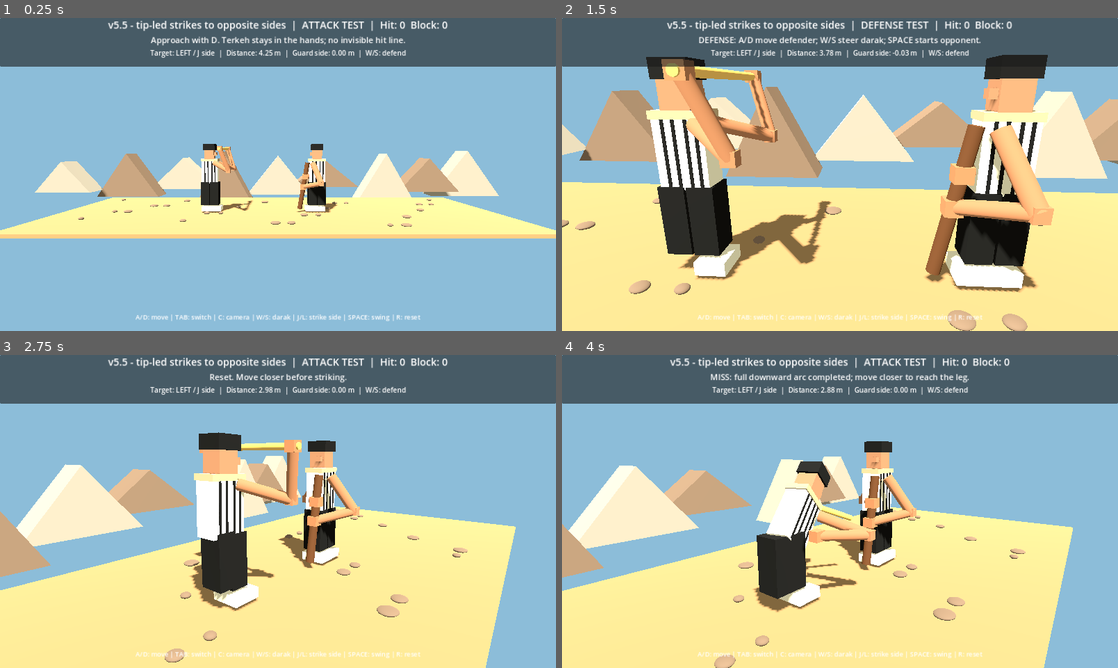
Above: before the commit, frames 1-4 (two rows, left to right).
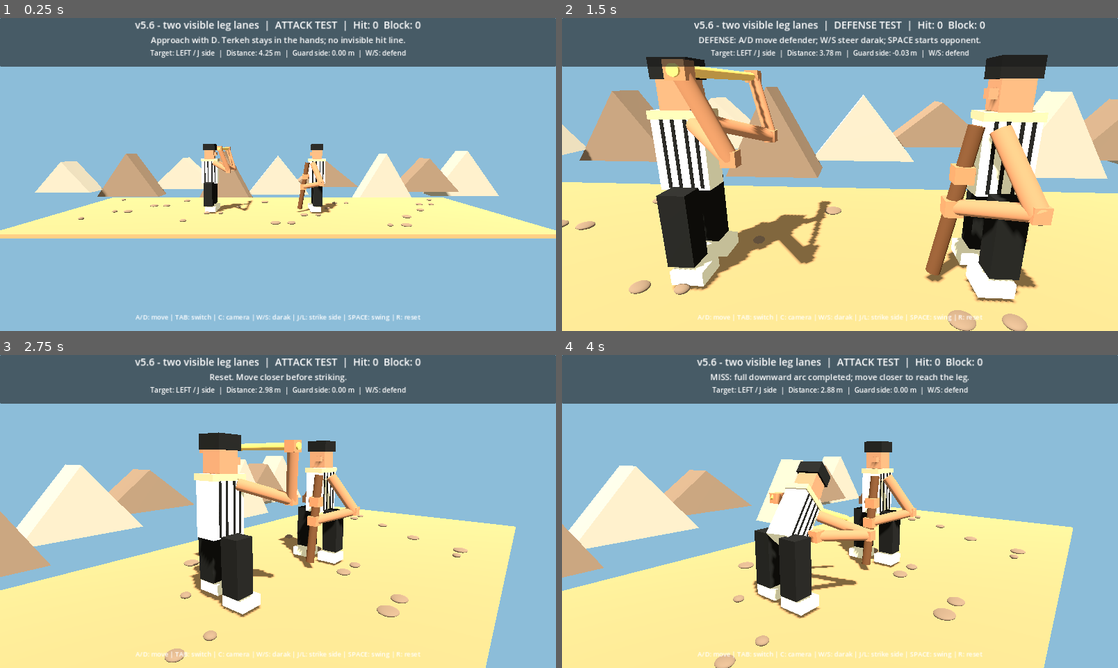
Above: after the commit, the same moments.

Repository: vahidainima-prog/tarke-darak-game
Game: Godot game, scene res://main.tscn
The game is run twice, just before and just after one commit, with the same random seed, the same clock (stepped at 60 frames per second) and the same inputs.
Inputs:
- Up to frame 1 (0.25 s): no input
- Up to frame 2 (1.5 s): tap Enter at 0.5 s; hold D 0.53-1.28 s; tap C at 0.6 s; tap Space at 0.77 s; hold S from 1.28 s (still down); tap Tab at 1.35 s
- Up to frame 3 (2.75 s): tap Space at 1.52 s; release S at 2.03 s; hold D from 2.03 s (still down); tap R at 2.1 s
- Up to frame 4 (4 s): release D at 2.78 s; hold W 2.78-3.53 s; tap J at 2.85 s; tap Space at 3.02, 3.77 s; hold A from 3.53 s (still down); tap L at 3.6 s

The runs differ from the first frame. In frame 1, 1.3% of the frame differs, in the area x 19-81%, y 0-63%; in frame 2, 5.7%, in the area x 16-85%, y 0-92%; in frame 3, 2.6%; in frame 4, 2.9%.

Commit message:
Align opponent feet and collision targets on distinct Z lanes; drive staff tip toward selected foot

Diff:
--- a/tarke_darak_godot_v2/main.gd
+++ b/tarke_darak_godot_v2/main.gd
@@ -2,7 +2,7 @@
 
 # Godot 4.x — visual mechanics test. Side camera looks along -Z.
 # Feint depth: negative Z is BEHIND the attacker; positive Z is IN FRONT.
-const BUILD_LABEL := "v5.5 - tip-led strikes to opposite sides"
+const BUILD_LABEL := "v5.6 - two visible leg lanes"
 const DEF_X := 1.55
 const MIN_X := -4.7
 const MAX_X := 0.35
@@ -148,8 +148,8 @@
  for off in [-0.18, -0.05, 0.10, 0.22]:
   block(waist, "Stripe", Vector3(0.043, 0.85, 0.39), Vector3(off, 0.43, 0), black)
  for side in [-1.0, 1.0]:
-  block(root, "Debit trousers", Vector3(0.33, 0.91, 0.43), Vector3(side * 0.18, 0.70, 0), black)
-  block(root, "Giveh", Vector3(0.40, 0.18, 0.52), Vector3(side * 0.18 + (0.08 if face_right else -0.08), 0.12, 0.09), cloth)
+  block(root, "Debit trousers", Vector3(0.33, 0.91, 0.34), Vector3(0.0, 0.70, side * 0.34), black)
+  block(root, "Giveh", Vector3(0.40, 0.18, 0.44), Vector3((0.08 if face_right else -0.08), 0.12, side * 0.34), cloth)
  block(waist, "Head", Vector3(0.36, 0.38, 0.37), Vector3(0, 1.12, 0), skin)
  block(waist, "Hat", Vector3(0.44, 0.23, 0.44), Vector3(0, 1.40, 0), black)
  block(waist, "Nose-facing", Vector3(0.12, 0.11, 0.15), Vector3(0.22 if face_right else -0.22, 1.13, 0.06), skin)
@@ -330,9 +330,11 @@
  var ready_b := ready_center + Vector3(0.0, 0.0, STICK_LENGTH * 0.5)
  # Opposite side lanes: J goes to negative Z, L to positive Z.
  var target_side := -float(strike_side)
- var butt := Vector3(attack_x + 0.38, 1.20, -target_side * 0.18)
- var strike_direction := Vector3(1.92, -0.78, target_side * 0.55).normalized()
- var tip := butt + strike_direction * STICK_LENGTH
+ var tip_x := minf(defender_x - 0.12, attack_x + 2.08)
+ var tip := Vector3(tip_x, 0.44, target_side * 0.34)
+ # The rear hand stays near the attacker while the far TIP selects the leg.
+ var strike_direction := Vector3(1.96, -0.78, target_side * 0.20).normalized()
+ var butt := tip - strike_direction * STICK_LENGTH
  # J: left hand holds rear A, tip is B.
  # L: right hand holds rear B, tip is A.
  var final_a := butt if strike_side > 0 else tip
@@ -362,8 +364,8 @@
    # There are two nodes of each name; Godot auto-renames the second one.
    pass
   if n.name.begins_with("Debit trousers") or n.name.begins_with("Giveh"):
-   var side := -1.0 if n.position.x < 0.0 else 1.0
-   var base_x := side * 0.18 + (facing * 0.08 if n.name.begins_with("Giveh") else 0.0)
+   var side := -1.0 if n.position.z < 0.0 else 1.0
+   var base_x := facing * 0.08 if n.name.begins_with("Giveh") else 0.0
    var step := sin(phase + (0.0 if side < 0.0 else PI))
    n.position.x = base_x + 0.19 * stride * step + facing * 0.08 * accent
    n.position.y = (0.12 if n.name.begins_with("Giveh") else 0.70) + 0.08 * stride * maxf(0.0, step)
@@ -451,9 +453,9 @@
   if segment_distance(s[0], s[1], guard_a, guard_b) <= STICK_RADIUS + GUARD_RADIUS + 0.025:
    return "block"
   # Each strike is checked only against its selected near/far leg lane.
-  var target_z := -float(strike_side) * 0.38
-  var leg_a := Vector3(defender_x - 0.12, 0.12, target_z)
-  var leg_b := Vector3(defender_x - 0.12, 0.77, target_z)
+  var target_z := -float(strike_side) * 0.34
+  var leg_a := Vector3(defender_x, 0.12, target_z)
+  var leg_b := Vector3(defender_x, 0.77, target_z)
   if segment_distance(s[0], s[1], leg_a, leg_b) <= 0.20:
    return "leg"
  return ""
